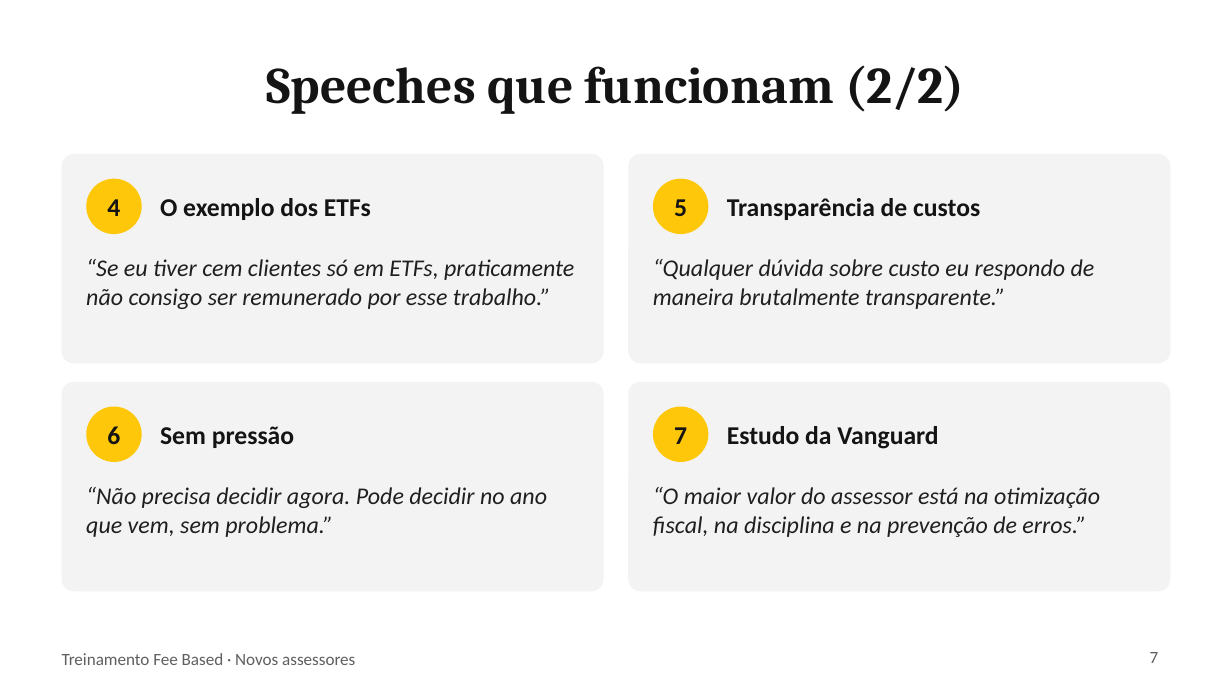
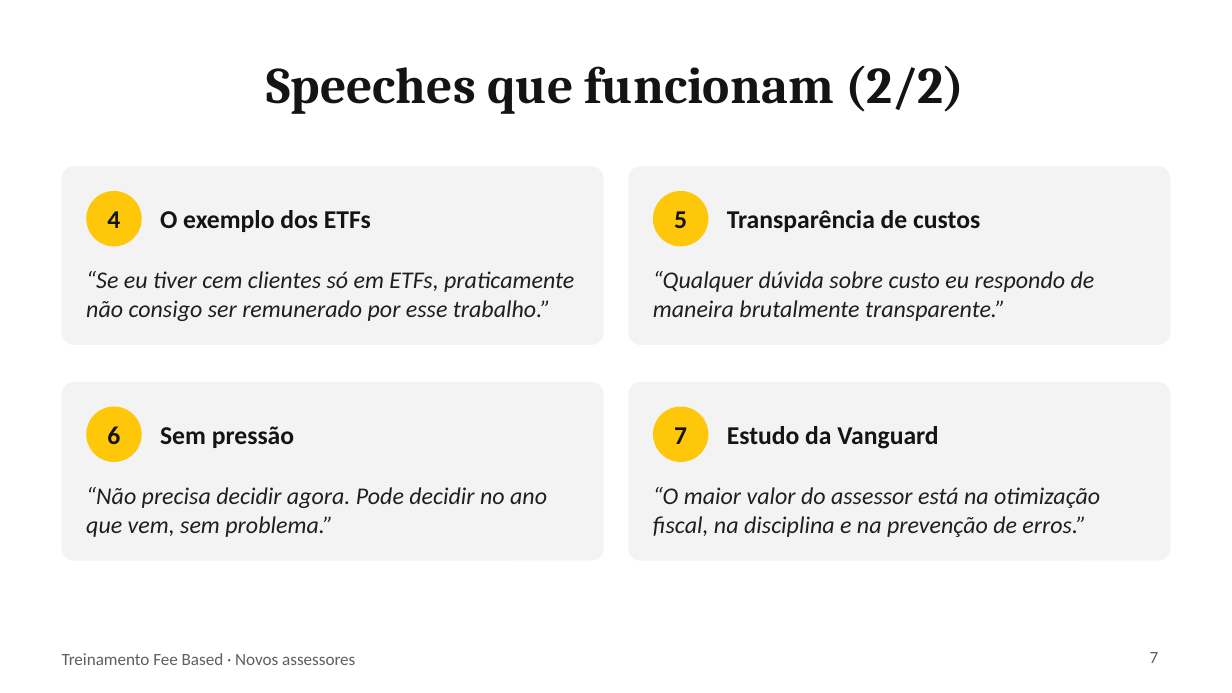
Before and after one commit to lcarloscalfat1998-eng/Mensagens, a slide deck: slide 7 of treinamentos/fee-based/Treinamento_Fee_Based_Novos_Assessores.pptx. Drawn at 1232x693 pixels with LibreOffice and Linux fonts; fonts in the diff are those of the drawing. Boxes give left, top, right and bottom in pixels: in the first picture for what was removed or moved away, otherwise in the second. Text is boxed around its words. In the diff, an @@ line names an element or a change of style, - is before the commit and + after.

```diff
--- a/treinamentos/fee-based/Treinamento_Fee_Based_Novos_Assessores.pptx
+++ b/treinamentos/fee-based/Treinamento_Fee_Based_Novos_Assessores.pptx
@@ rounded rectangle: place and size @@
-rounded rectangle at (62,154,604,363)
+rounded rectangle at (62,166,604,345)
@@ rounded rectangle at (62,166,604,345): proportions changed @@
@@ rounded rectangle at (628,166,1170,345): proportions changed @@
@@ rounded rectangle: place and size @@
-rounded rectangle at (628,154,1170,363)
+rounded rectangle at (628,166,1170,345)
@@ 4 texts, 2 ellipses: place and size @@
-4 texts, 2 ellipses at (86,179,1095,309)
+4 texts, 2 ellipses at (86,191,1095,321)
```
Also in this commit, not shown: 4 other slides changed, 1 other file.
